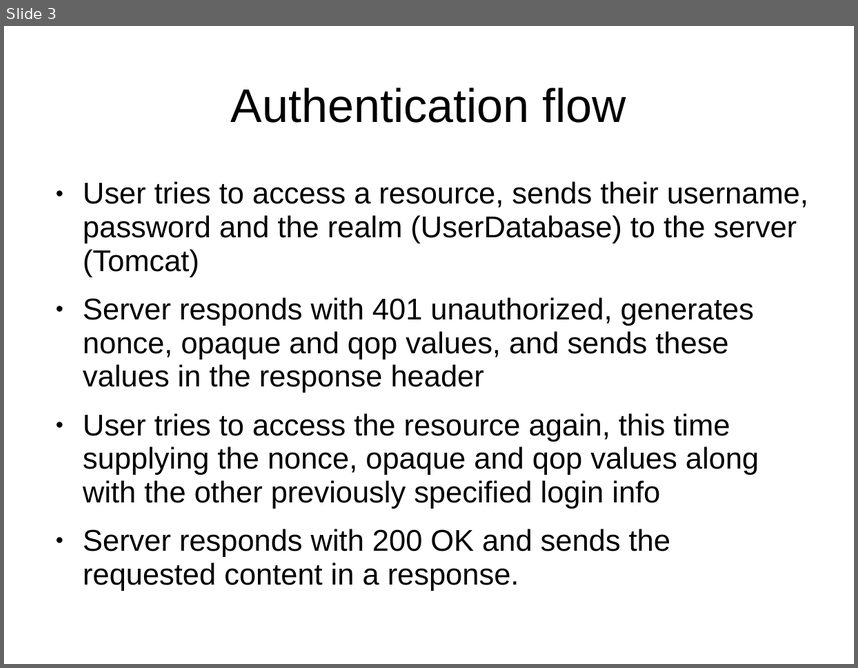
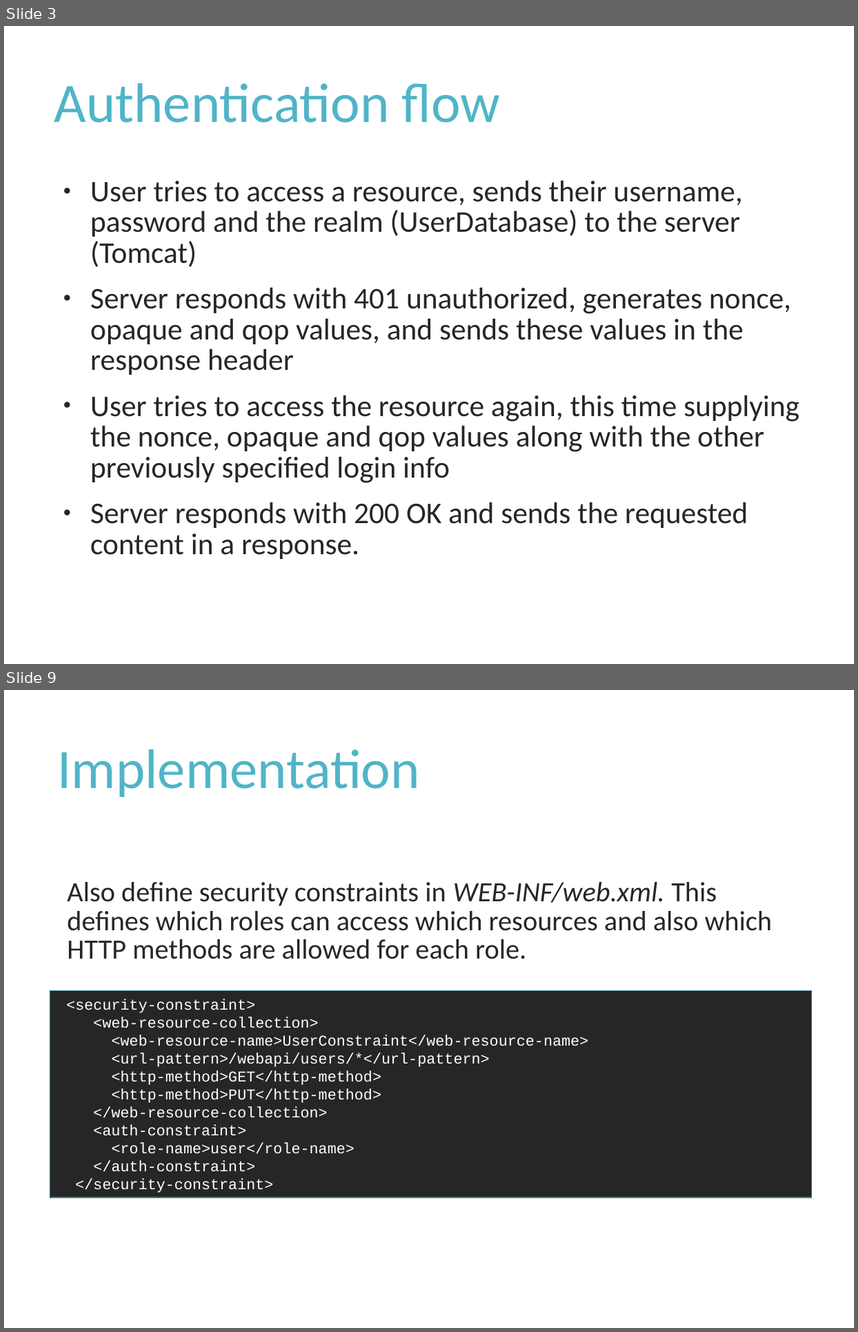
Before and after one commit to Rampastring/ties4560, a slide deck: Task-4/task4.ppt. Shown one above the other, each under a label of ours: slide 3 before the commit, slides 3 and 9 after it; the slides between them are not shown. The pictures are 858x668 and 858x1332 pixels, drawn with LibreOffice and Linux fonts; fonts in the diff are those of the drawing. Boxes give left, top, right and bottom in pixels: in the first picture for what was removed or moved away, otherwise in the second. Text is boxed around its words. In the diff, an @@ line names an element or a change of style, - is before the commit and + after.

```diff
--- a/Task-4/task4.ppt
+++ b/Task-4/task4.ppt
@@ slide 9 added at box(4, 690, 854, 1328), background #FFFFFF @@
@@ title added at box(57, 749, 419, 797), 52 pt, text #50B4C8 @@
+Implementation
@@ text added at box(67, 882, 773, 959), 26 pt, text #262626 @@
+  Also define security constraints in WEB-INF/web.xml. This defines which roles can access which resources and also which HTTP methods are allowed for each role.
@@ rectangle added at box(50, 991, 812, 1198), fill #262626, outline #388392 0.99 pt, 14 pt, text #FFFFFF @@
+<security-constraint>
+<web-resource-collection>
+<web-resource-name>UserConstraint</web-resource-name>
+<url-pattern>/webapi/users/*</url-pattern>
+<http-method>GET</http-method>
+<http-method>PUT</http-method>
+</web-resource-collection>
+<auth-constraint>
+<role-name>user</role-name>
+</auth-constraint>
+</security-constraint>
@@ slide 3 changed as well @@
@@ title "Authentication flow" at box(54, 83, 500, 123): size 44 to 52 pt, font Arial to Calibri, text colour #000000 to #50B4C8; alignment centre to left; line spacing 0.93 to 0.9 @@
@@ text "User tries to access a ..." at box(90, 180, 800, 559): font Arial to Calibri, text colour #000000 to #262626; line spacing 0.93 to 0.85; bullet colour #000000 to #262626 @@
```
Also in this commit, not shown: 2 other slides changed, 8 other slides added.
